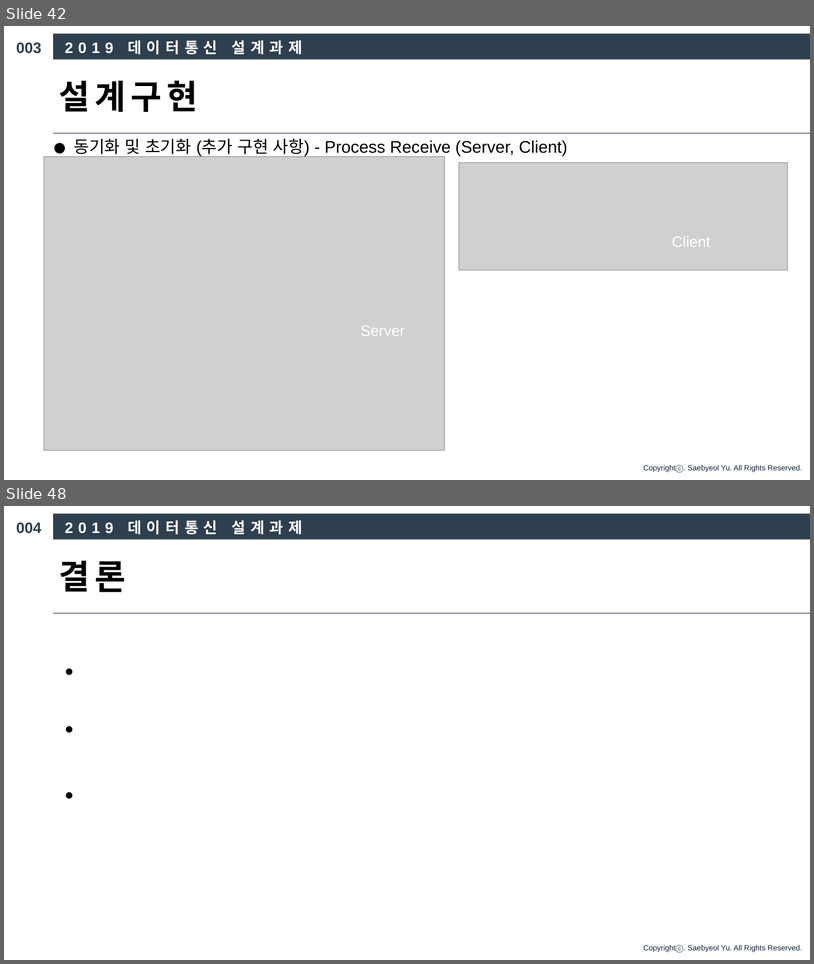
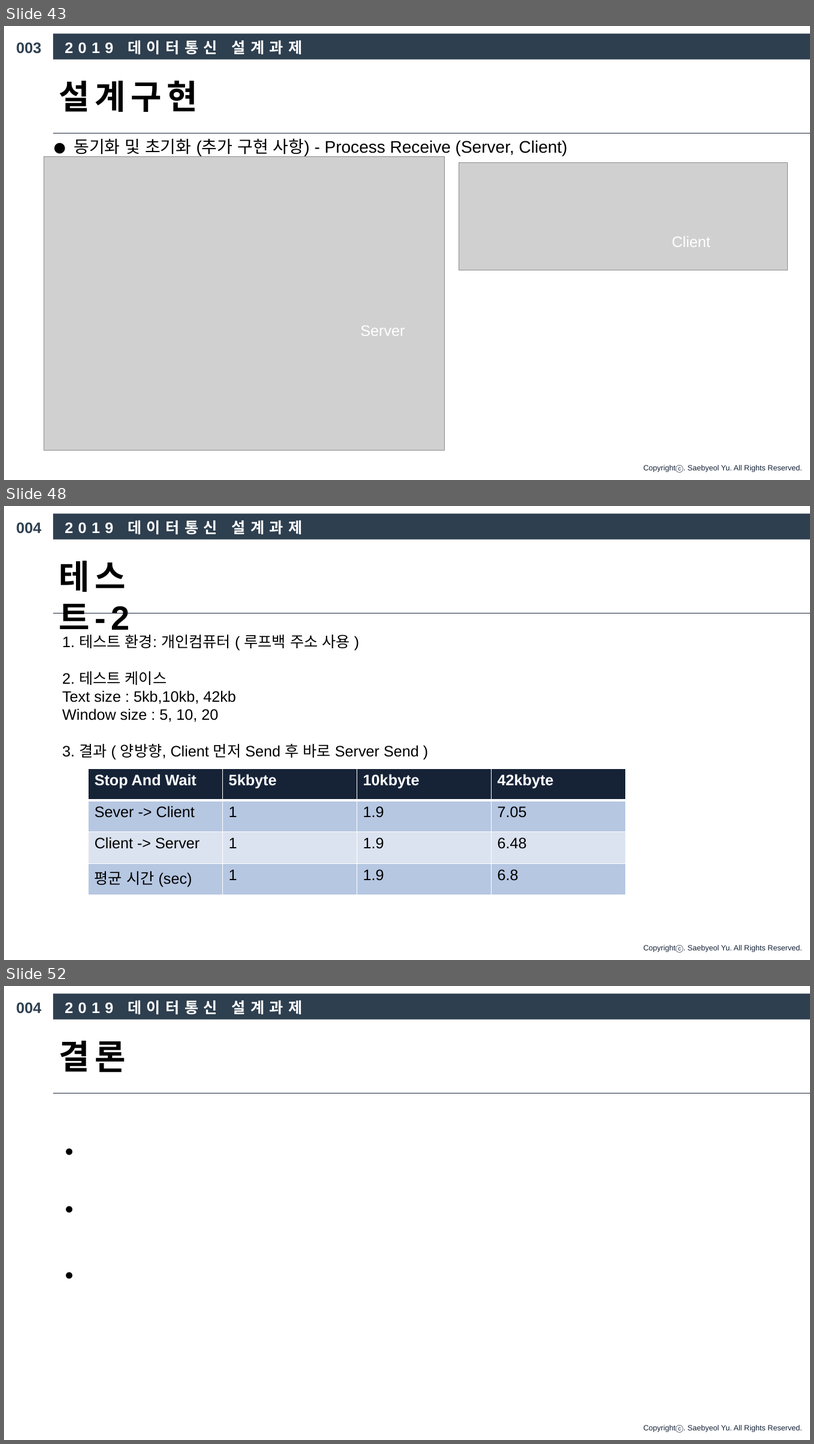
Before and after one commit to chattermproject2019/chatting_TCP, a slide deck: 4조 데이터통신 발표 PPT.pptx. Shown one above the other, each under a label of ours: slides 42 and 48 before the commit, slides 43, 48 and 52 after it; the slides between them are not shown. The pictures are 814x964 and 814x1444 pixels, drawn with LibreOffice and Linux fonts; fonts in the diff are those of the drawing; grey boxes stand for pictures. Boxes give left, top, right and bottom in pixels: in the first picture for what was removed or moved away, otherwise in the second. Text is boxed around its words. In the diff, an @@ line names an element or a change of style, - is before the commit and + after.

```diff
--- a/4조 데이터통신 발표 PPT.pptx
+++ b/4조 데이터통신 발표 PPT.pptx
@@ slide 48 added at bbox=[4, 506, 810, 960], background #FFFFFF; not listed: 1 template element that a slide beside it also shows @@
@@ text added at bbox=[16, 522, 41, 534], 18 pt, text #2E3F4F, bold @@
+004
@@ rectangle added at bbox=[53, 513, 810, 539], fill #2E3F4F @@
@@ text added at bbox=[65, 520, 303, 535], 18 pt, text #FFFFFF, bold @@
+2019 데이터통신 설계과제
@@ text added at bbox=[59, 561, 130, 638], 40 pt, text #000000, bold @@
+테스트-2
@@ line added from (53, 613) to (810, 613), #162337 0.5 pt @@
@@ text added at bbox=[62, 634, 419, 759], 18 pt, text #000000 @@
+1. 테스트 환경: 개인컴퓨터 ( 루프백 주소 사용 )
+2. 테스트 케이스
+Text size : 5kb,10kb, 42kb
+Window size : 5, 10, 20
+3. 결과 ( 양방향, Client 먼저 Send 후 바로 Server Send )
@@ table added at bbox=[89, 769, 626, 895], 4 rows, 4 columns @@
+Stop And Wait | 5kbyte | 10kbyte | 42kbyte
+Sever -> Client | 1 | 1.9 | 7.05
+Client -> Server | 1 | 1.9 | 6.48
+평균 시간 (sec) | 1 | 1.9 | 6.8
@@ what was slide 42 is now slide 43 @@
@@ what was slide 48 is now slide 52 @@
```
Also in this commit, not shown: 7 slides changed, 3 other slides added, 1 slide removed, 1 other file.
